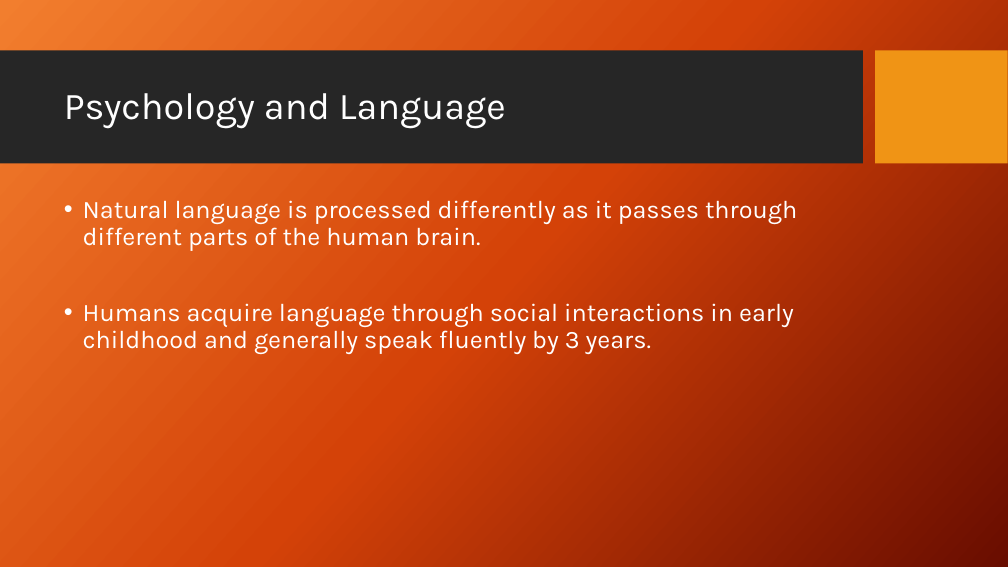
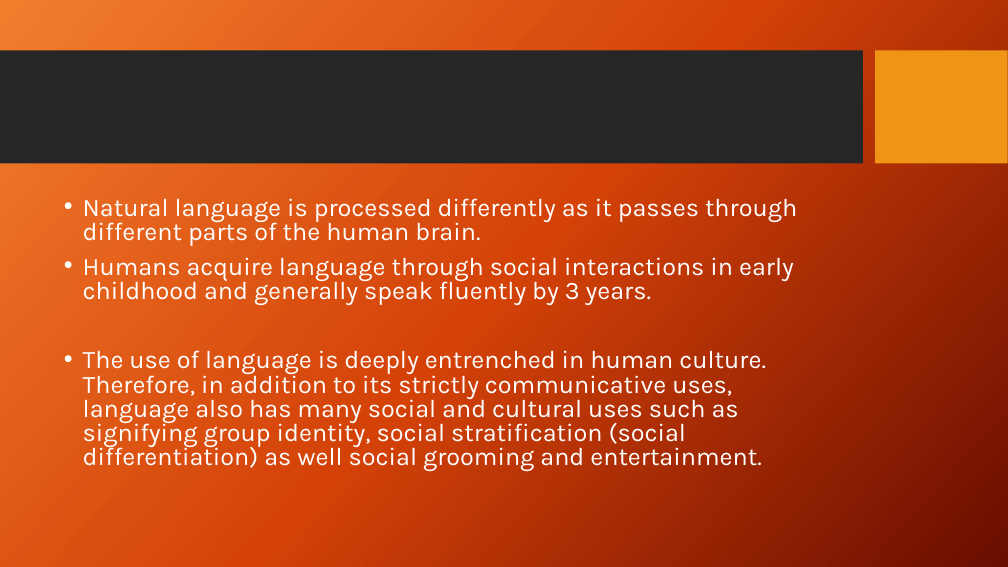
Before and after one commit to iffishells/Natural-Languag--Processing, a slide deck: slide 5 of PPT/Lecture1 Introduction.pptx. Drawn at 1008x567 pixels with LibreOffice and Linux fonts; fonts in the diff are those of the drawing; background and template pictures are left out. Boxes give left, top, right and bottom in pixels: in the first picture for what was removed or moved away, otherwise in the second. Text is boxed around its words. In the diff, an @@ line names an element or a change of style, - is before the commit and + after.

```diff
--- a/PPT/Lecture1 Introduction.pptx
+++ b/PPT/Lecture1 Introduction.pptx
@@ title removed at bbox=[64, 93, 506, 128] @@
-Psychology and Language
@@ text at bbox=[83, 198, 797, 305]: line spacing 0.9 to 0.8 @@
@@ text at bbox=[83, 350, 766, 471]: paragraph added @@
+• The use of language is deeply entrenched in human culture. Therefore, in addition to its strictly communicative uses, language also has many social and cultural uses such as signifying group identity, social stratification (social differentiation) as well social grooming and entertainment.
```
Also in this commit, not shown: 8 other slides changed, 3 slides removed, 17 other files.
